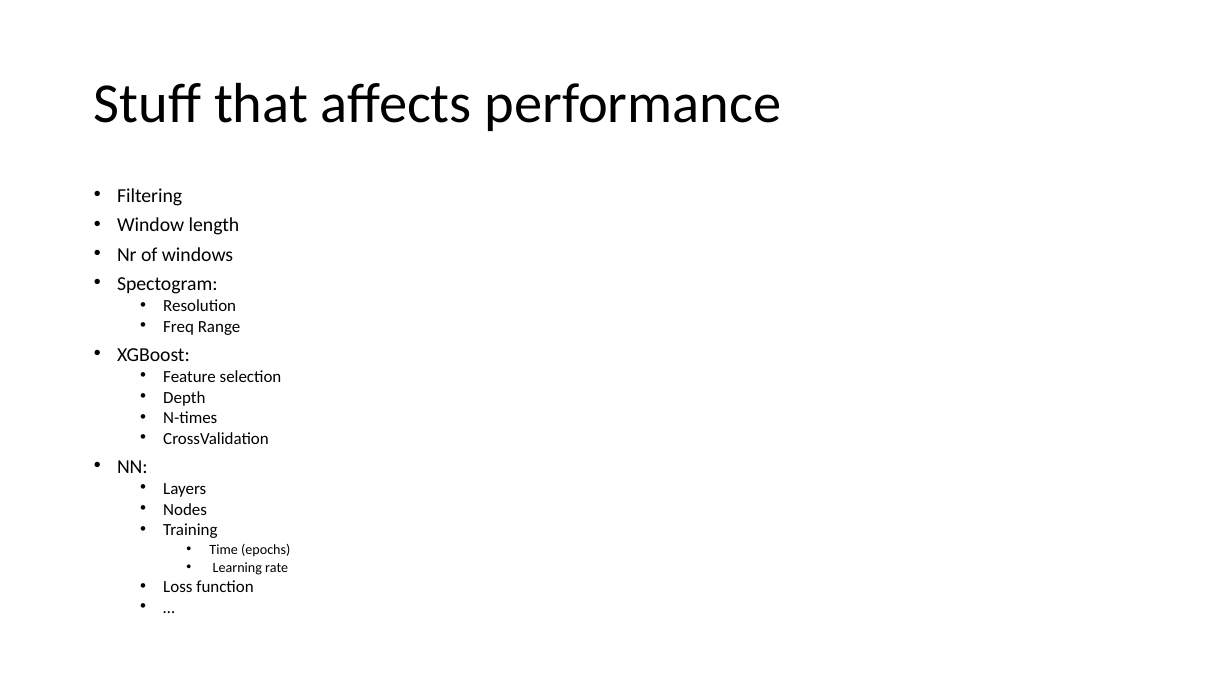
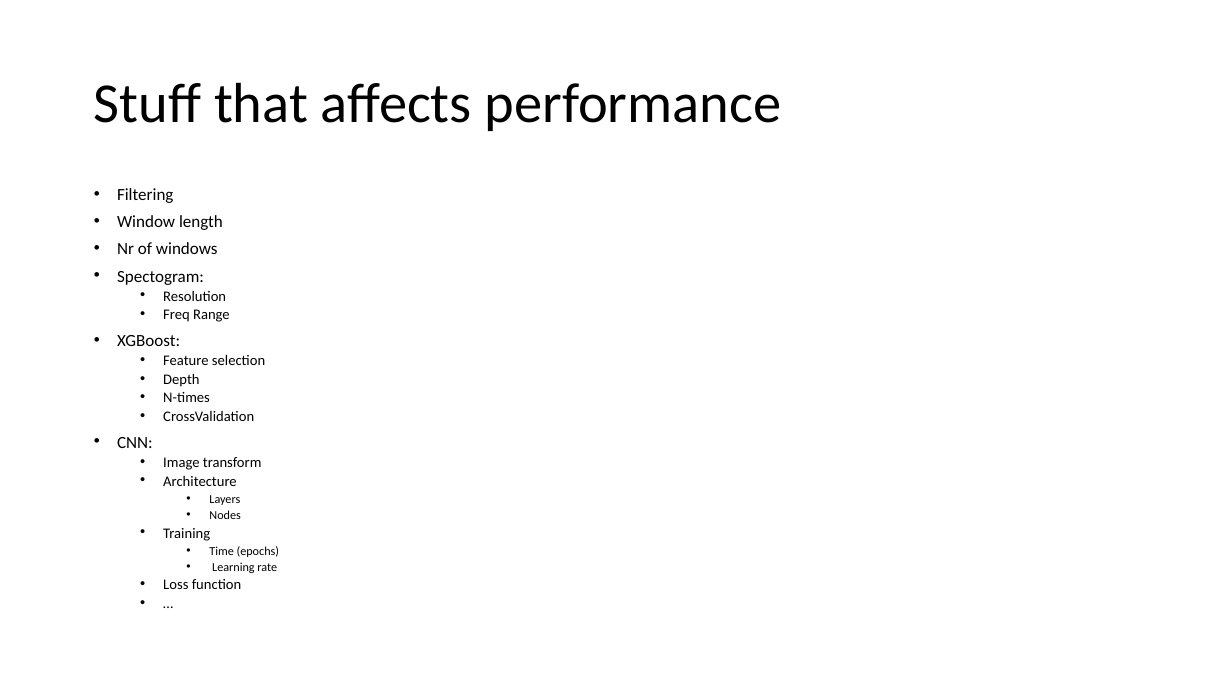
Before and after one commit to JeroenBuil/deegtal_coding_task, a slide deck: slide 28 of reports/dEEGtal interview presentation - Jeroen Buil.pptx (slide 27 before the commit). Drawn at 1232x693 pixels with LibreOffice and Linux fonts; fonts in the diff are those of the drawing. Boxes give left, top, right and bottom in pixels: in the first picture for what was removed or moved away, otherwise in the second. Text is boxed around its words. In the diff, an @@ line names an element or a change of style, - is before the commit and + after.

Commit message:
Update slides

```diff
--- a/reports/dEEGtal interview presentation - Jeroen Buil.pptx
+++ b/reports/dEEGtal interview presentation - Jeroen Buil.pptx
@@ text at <box>117,188,279,589</box>: size 15.4 to 13.3 pt in "Filtering", "Window length", "Nr of windows", "Spectogram:" and 1 more places; size 13.2 to 11.4 pt in "Resolution", "Freq Range", "Feature selection", "Depth" and 5 more places; size 13.2 to 9.5 pt in "Layers", "Nodes"; size 11 to 9.5 pt in "Time (epochs)", "Learning rate"; list level 2 to 3 in "Layers"; list level 2 to 3 in "Nodes" @@
@@ text at <box>117,437,262,486</box>: text changed; size 15.4 to 11.4 pt @@
-• NN:
+• CNN:
+  • Image transform
+  • Architecture
```
Also in this commit, not shown: 1 slide added.
